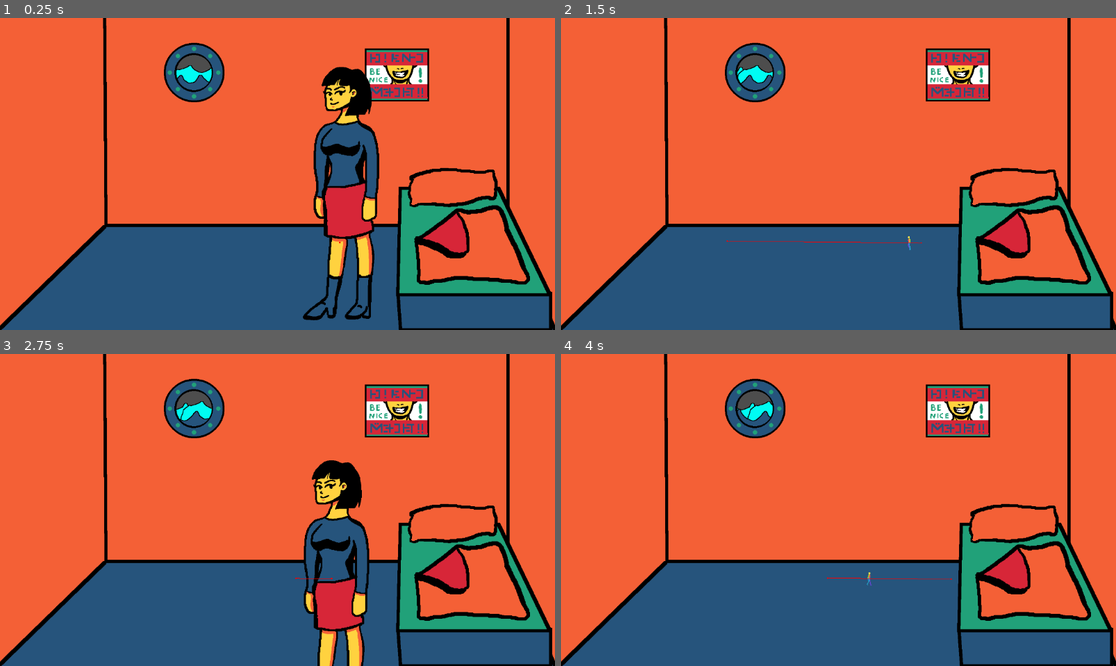
Above: before the commit, frames 1-4 (two rows, left to right).
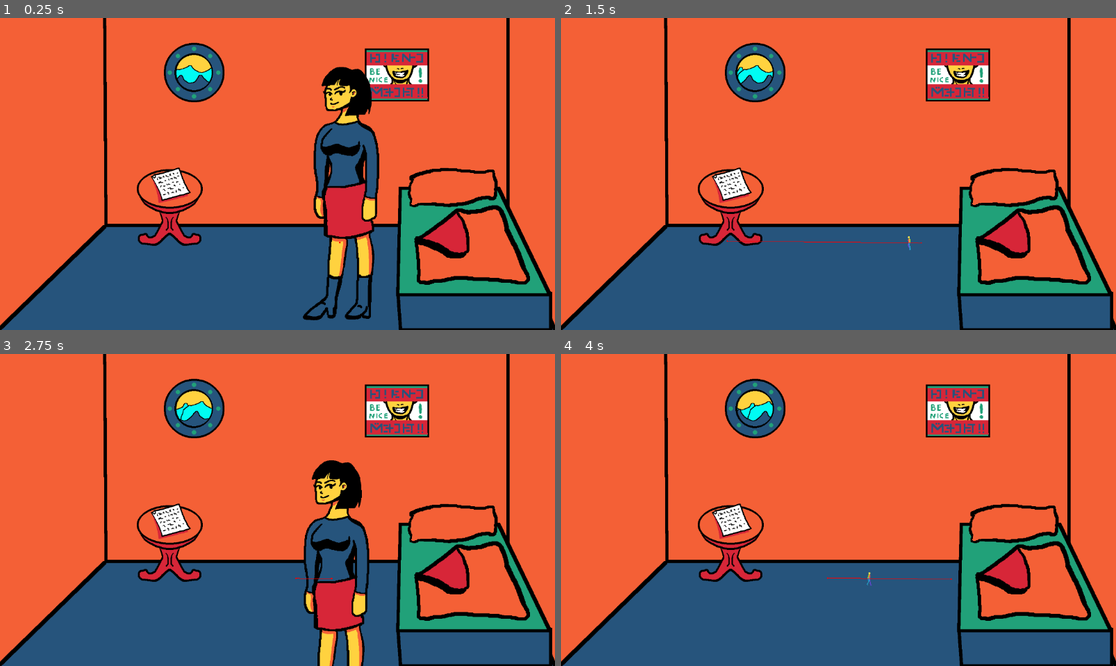
Above: after the commit, the same moments.

Repository: jame581/BrainAndGut
Game: Godot game, scene res://maps/room_1.tscn
The game is run twice, just before and just after one commit, with the same random seed, the same clock (stepped at 60 frames per second) and the same inputs. This scene is started directly instead of the project's main scene.
Inputs (mouse positions are in pixels of both pictures, inside the frame that each line leads up to):
- Up to frame 1 (0.25 s): no input
- Up to frame 2 (1.5 s): move the mouse to (960, 158) at 0.52 s; press the mouse at (960, 158) at 0.53 s; move the mouse to (727, 189) at 1.27 s; release the mouse at (727, 189) at 1.28 s; click (727, 189) at 1.35 s
- Up to frame 3 (2.75 s): move the mouse to (333, 441) at 2.02 s; press the mouse at (333, 441) at 2.03 s
- Up to frame 4 (4 s): move the mouse to (810, 572) at 2.77 s; release the mouse at (810, 572) at 2.78 s; click (810, 572) at 2.85 s; move the mouse to (1005, 556) at 3.52 s; press the mouse at (1005, 556) at 3.53 s

The runs differ from the first frame. In frame 1, 1.7% of the frame differs, in the area x 24-39%, y 11-74%; in frame 2, 1.7%; in frame 3, 1.7%; in frame 4, 1.7%.

Commit message:
Room 1 - table prop added, background for waves fixed

Diff:
--- a/project/maps/room_1.tscn
+++ b/project/maps/room_1.tscn
@@ -1,16 +1,33 @@
-[gd_scene load_steps=11 format=3 uid="uid://dam3g0a571pen"]
+[gd_scene load_steps=13 format=3 uid="uid://dam3g0a571pen"]
 
 [ext_resource type="Texture2D" uid="uid://vqigle82qset" path="res://assets/props/bg-bullseye-wave2.png" id="1_3gvnm"]
+[ext_resource type="Texture2D" uid="uid://eaoc4osx1p5j" path="res://assets/bg-bullseye2.png" id="1_emfbx"]
 [ext_resource type="Texture2D" uid="uid://d2rjotpr7fut1" path="res://assets/room1/room2.png" id="1_prl01"]
 [ext_resource type="Texture2D" uid="uid://b16pbckn655kh" path="res://assets/props/bed2.png" id="2_b8q8l"]
 [ext_resource type="Texture2D" uid="uid://crsuehdxdnoii" path="res://assets/props/bg-bullseye-wave-3.png" id="2_ywwr1"]
 [ext_resource type="Texture2D" uid="uid://chyewg7l3hked" path="res://assets/props/pic2.png" id="5_ikmdy"]
 [ext_resource type="PackedScene" uid="uid://cc7ieadixdnpi" path="res://scenes/player.tscn" id="6_q03r2"]
+[ext_resource type="Texture2D" uid="uid://dnr8sf54nv8nd" path="res://assets/props/table-letter.png" id="8_veb5u"]
 
 [sub_resource type="NavigationPolygon" id="NavigationPolygon_08l0f"]
 vertices = PackedVector2Array(359.891, 220.906, 358.102, 388.078, -743.727, 397.789, -570.688, 213.031)
 polygons = Array[PackedInt32Array]([PackedInt32Array(0, 1, 2, 3)])
 outlines = Array[PackedVector2Array]([PackedVector2Array(368, 398, -767, 408, -575, 203, 370, 211)])
+
+[sub_resource type="Animation" id="Animation_u1udo"]
+length = 0.001
+tracks/0/type = "value"
+tracks/0/imported = false
+tracks/0/enabled = true
+tracks/0/path = NodePath("Parallax2D/Bg-bullseye-wave2:position")
+tracks/0/interp = 1
+tracks/0/loop_wrap = true
+tracks/0/keys = {
+"times": PackedFloat32Array(0),
+"transitions": PackedFloat32Array(1),
+"update": 0,
+"values": [Vector2(76, -10)]
+}
 
 [sub_resource type="Animation" id="Animation_yn0yu"]
 resource_name = "waves"
@@ -28,21 +45,6 @@
 "values": [Vector2(-144, -14), Vector2(-45, 62)]
 }
 
-[sub_resource type="Animation" id="Animation_u1udo"]
-length = 0.001
-tracks/0/type = "value"
-tracks/0/imported = false
-tracks/0/enabled = true
-tracks/0/path = NodePath("Parallax2D/Bg-bullseye-wave2:position")
-tracks/0/interp = 1
-tracks/0/loop_wrap = true
-tracks/0/keys = {
-"times": PackedFloat32Array(0),
-"transitions": PackedFloat32Array(1),
-"update": 0,
-"values": [Vector2(76, -10)]
-}
-
 [sub_resource type="AnimationLibrary" id="AnimationLibrary_nsu3t"]
 _data = {
 "RESET": SubResource("Animation_u1udo"),
@@ -53,6 +55,9 @@
 
 [node name="Camera2D" type="Camera2D" parent="."]
 zoom = Vector2(0.65, 0.65)
+
+[node name="Bg-bullseye2" type="Sprite2D" parent="."]
+texture = ExtResource("1_emfbx")
 
 [node name="Parallax2D" type="Parallax2D" parent="."]
 repeat_size = Vector2(330, 0)
@@ -99,3 +104,7 @@
 libraries = {
 "": SubResource("AnimationLibrary_nsu3t")
 }
+
+[node name="Table-letter" type="Sprite2D" parent="."]
+position = Vector2(-345, 98)
+texture = ExtResource("8_veb5u")
Binary file added: project/assets/bg-bullseye2.png
Not shown, added: project/assets/bg-bullseye2.png.import
Binary file added: project/assets/props/table-letter.png
Not shown, added: project/assets/props/table-letter.png.import
